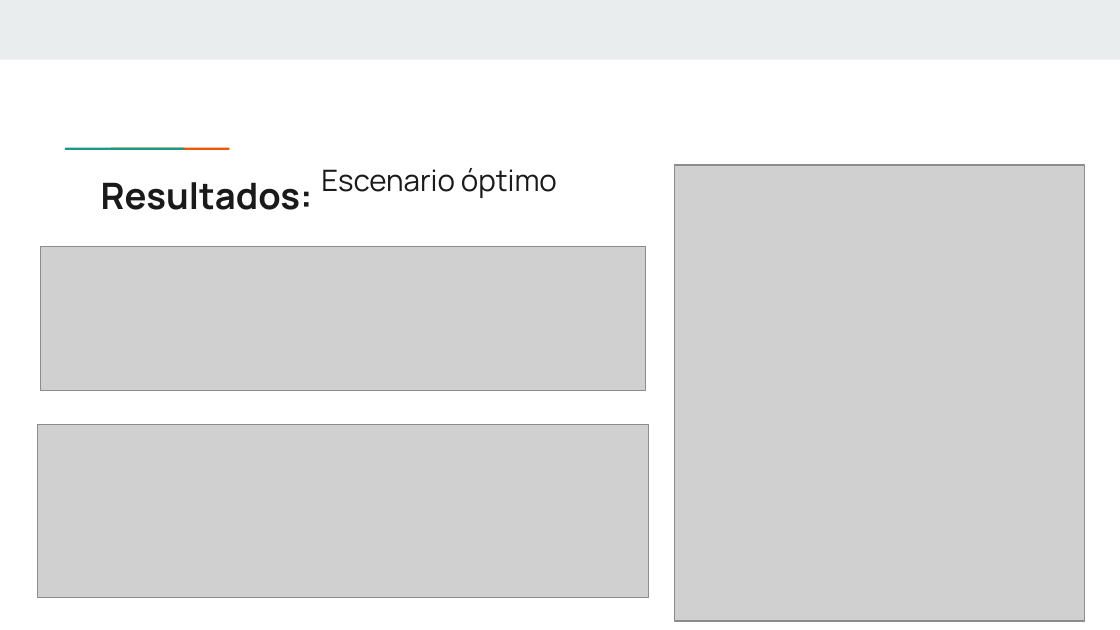
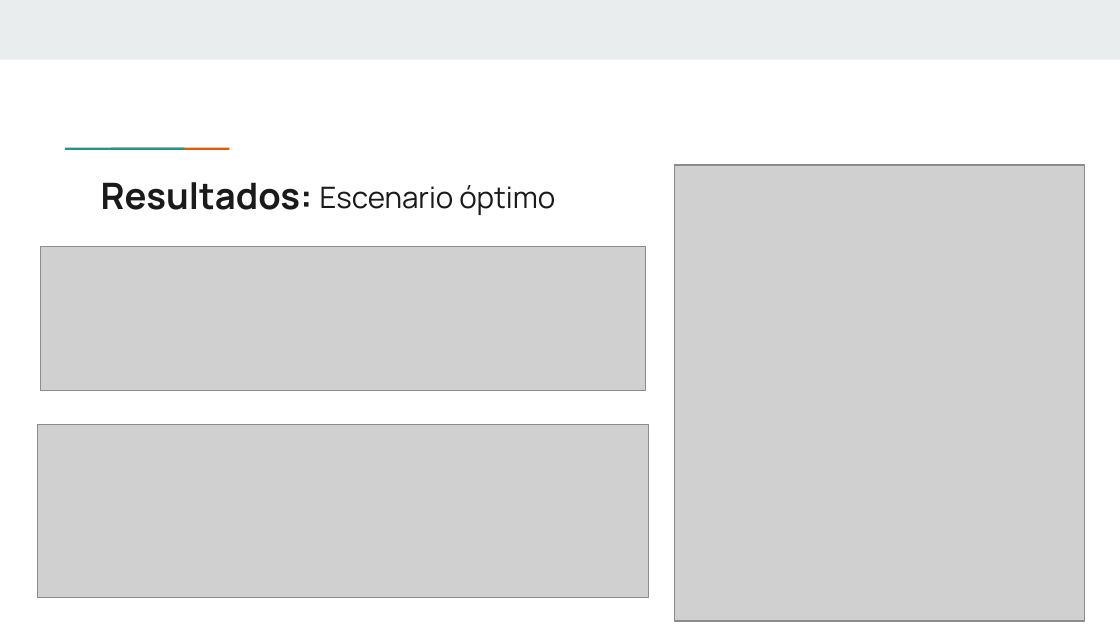
Before and after one commit to NazarethEliasNalbandian/server-requests-simulation, a slide deck: slide 15 of Simulación de Peticiones.pptx. Drawn at 1120x630 pixels with LibreOffice and Linux fonts; fonts in the diff are those of the drawing; grey boxes stand for pictures. Boxes give left, top, right and bottom in pixels: in the first picture for what was removed or moved away, otherwise in the second. Text is boxed around its words. In the diff, an @@ line names an element or a change of style, - is before the commit and + after.

```diff
--- a/Simulación de Peticiones.pptx
+++ b/Simulación de Peticiones.pptx
@@ text "Escenario óptimo": place and size @@
-text "Escenario óptimo" at [321,168,557,198]
+text "Escenario óptimo" at [320,185,555,215]
```
Also in this commit, not shown: 3 other slides changed, 2 other files.
